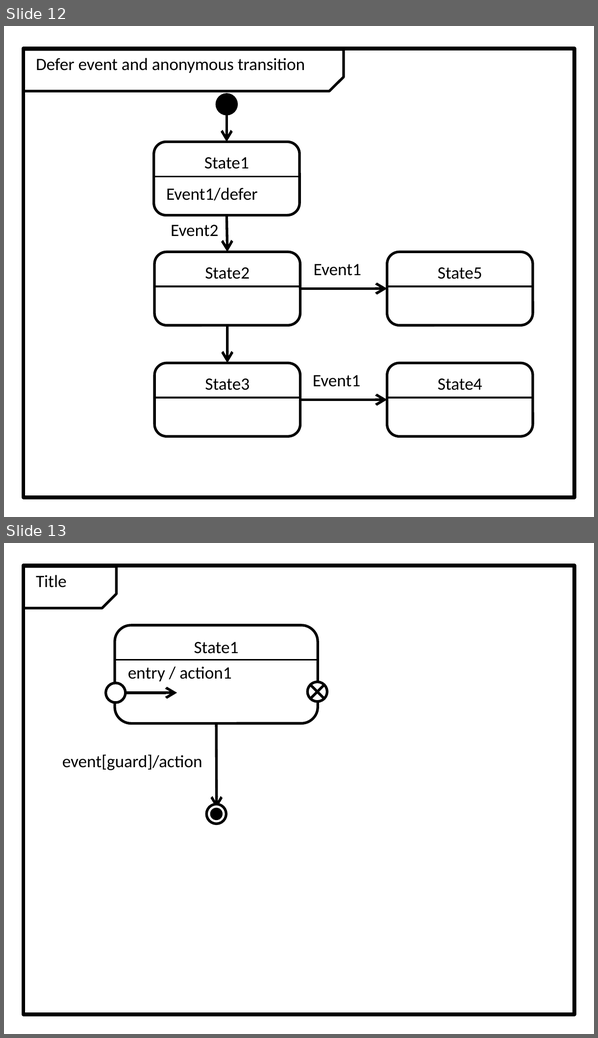
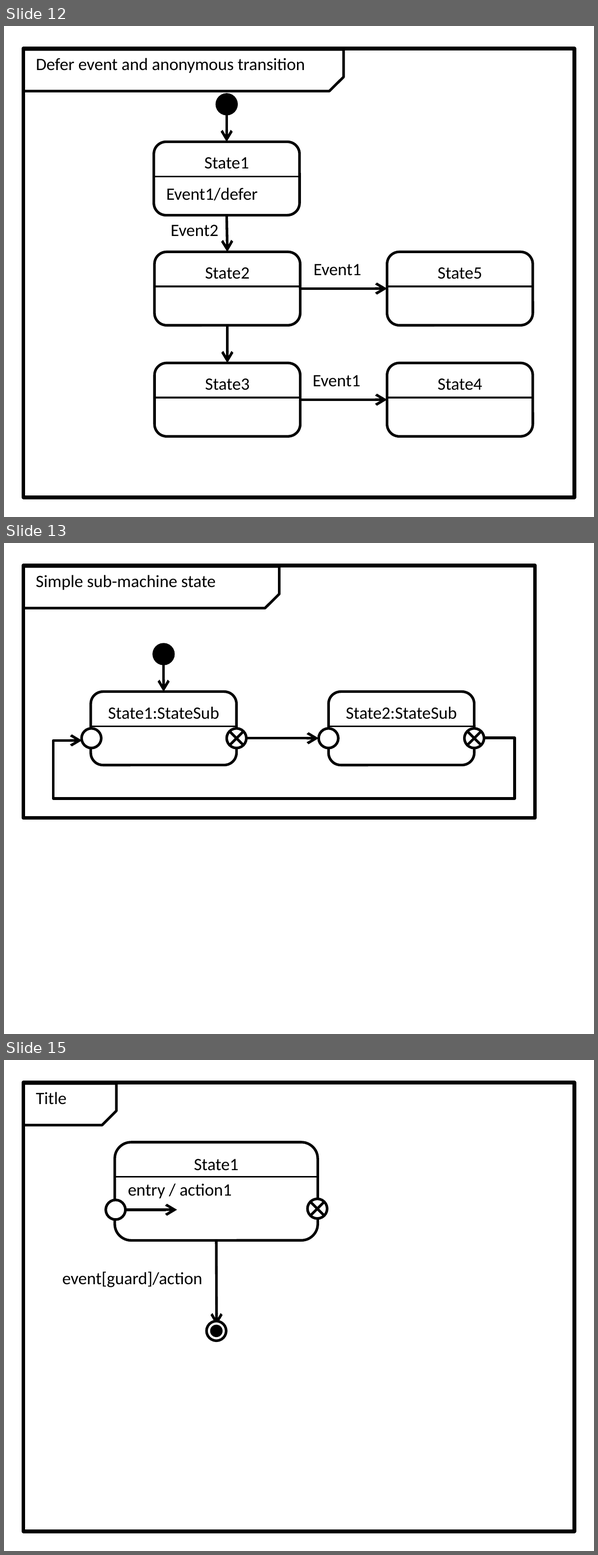
Before and after one commit to redboltz/cpp_sample, a slide deck: boost_training/msm/fig.pptx. Shown one above the other, each under a label of ours: slides 12 and 13 before the commit, slides 12, 13 and 15 after it; the slides between them are not shown. The pictures are 598x1038 and 598x1555 pixels, drawn with LibreOffice and Linux fonts; fonts in the diff are those of the drawing. Boxes give left, top, right and bottom in pixels: in the first picture for what was removed or moved away, otherwise in the second. Text is boxed around its words. In the diff, an @@ line names an element or a change of style, - is before the commit and + after.

Commit message:
Added sumbachine state model.

```diff
--- a/boost_training/msm/fig.pptx
+++ b/boost_training/msm/fig.pptx
@@ slide 13 added at (4,543,594,1034), background #FFFFFF @@
@@ rectangle added at (23,566,534,817), outline #000000 2.25 pt @@
@@ snip rect added at (23,567,278,608), outline #000000 1.5 pt @@
@@ text added at (36,575,216,590), 10 pt, text #000000 @@
+Simple sub-machine state
@@ ellipse added at (153,644,174,664), fill #000000, outline #000000 1.5 pt @@
@@ arrow added from (164, 664) to (164, 691), #000000 1.5 pt @@
@@ rounded rectangle added at (91,691,237,765), outline #000000 1.5 pt, 10 pt, text #000000 @@
+State1:StateSub
@@ rounded rectangle added at (328,691,474,765), outline #000000 1.5 pt, 10 pt, text #000000 @@
+State2:StateSub
@@ ellipse added at (81,729,102,749), fill #FFFFFF, outline #000000 1.5 pt @@
@@ line added from (91, 726) to (236, 726), #000000 1 pt @@
@@ ellipse added at (226,729,246,749), fill #FFFFFF, outline #000000 1.5 pt @@
@@ line added from (230, 731) to (244, 745), #000000 1.5 pt @@
@@ line added from (244, 731) to (230, 745), #000000 1.5 pt @@
@@ ellipse added at (318,729,338,749), fill #FFFFFF, outline #000000 1.5 pt @@
@@ line added from (328, 726) to (473, 726), #000000 1 pt @@
@@ ellipse added at (464,729,484,749), fill #FFFFFF, outline #000000 1.5 pt @@
@@ line added from (467, 731) to (480, 745), #000000 1.5 pt @@
@@ line added from (480, 731) to (467, 745), #000000 1.5 pt @@
@@ freeform shape added at (54,738,514,799), outline #000000 1.5 pt @@
@@ arrow added from (246, 739) to (318, 739), #000000 1.5 pt @@
@@ what was slide 13 is now slide 15 @@
```
Also in this commit, not shown: 1 other slide added.
